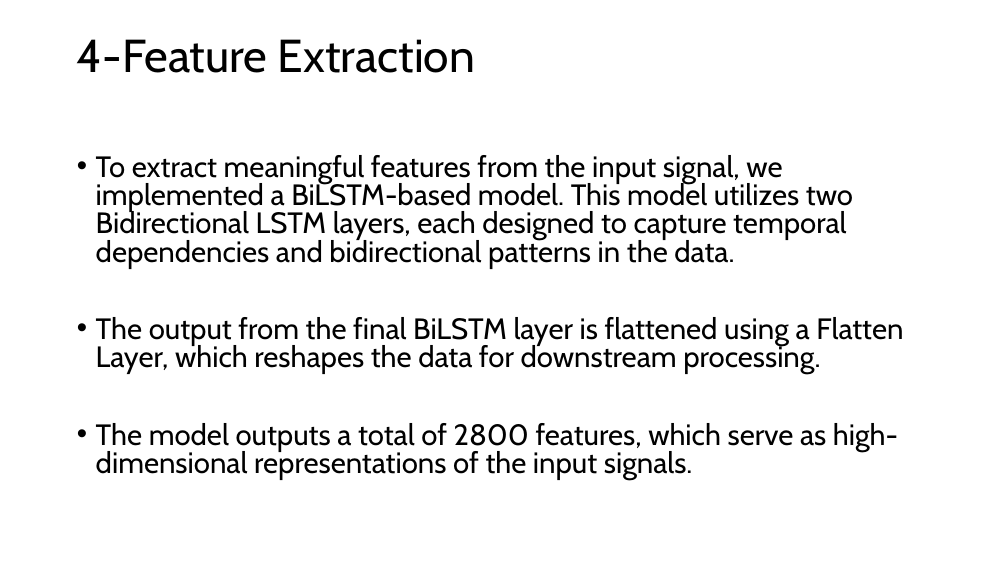
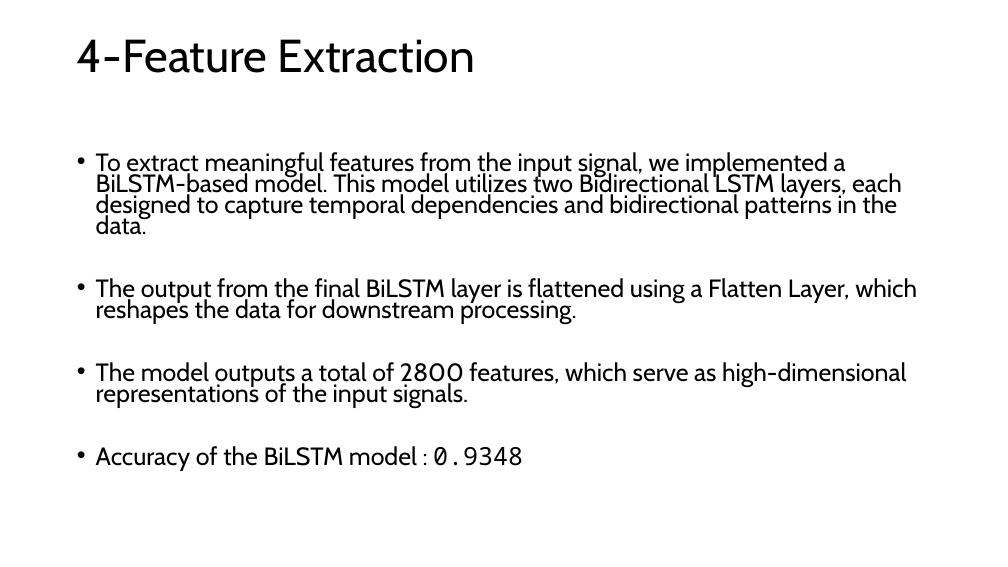
Before and after one commit to b2200356003/DataScienceCapstoneProject, a slide deck: slide 16 of DSCP Sunum.pptx. Drawn at 1008x567 pixels with LibreOffice and Linux fonts; fonts in the diff are those of the drawing. Boxes give left, top, right and bottom in pixels: in the first picture for what was removed or moved away, otherwise in the second. Text is boxed around its words. In the diff, an @@ line names an element or a change of style, - is before the commit and + after.

```diff
--- a/DSCP Sunum.pptx
+++ b/DSCP Sunum.pptx
@@ text at [96, 152, 917, 407]: size 28 to 23.8 pt; line spacing 0.8 to 0.7 @@
@@ text at [96, 446, 523, 470]: paragraph added @@
+• Accuracy of the BiLSTM model : 0.9348
```
Also in this commit, not shown: 1 other slide changed, 2 other files.
